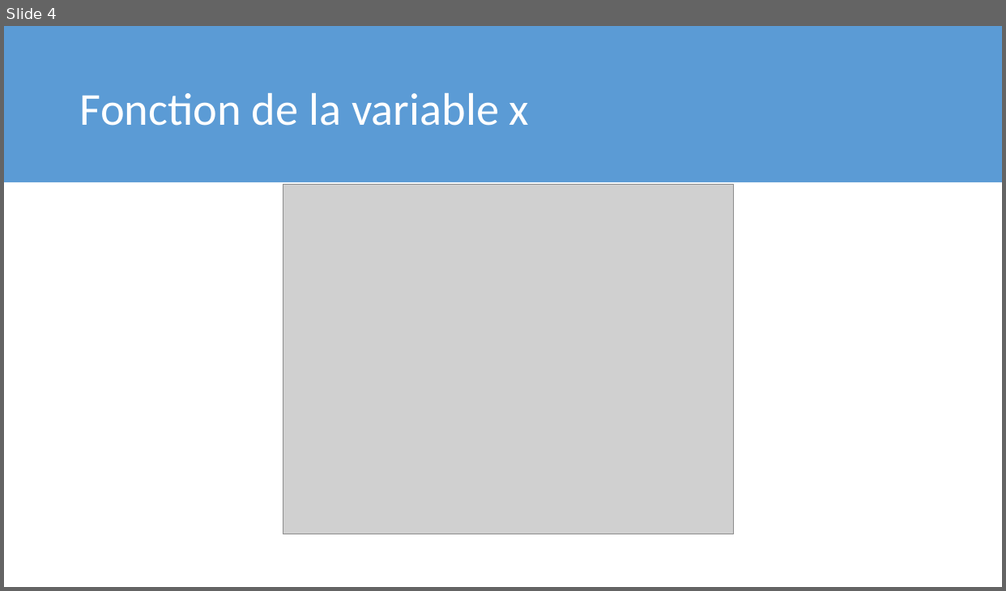
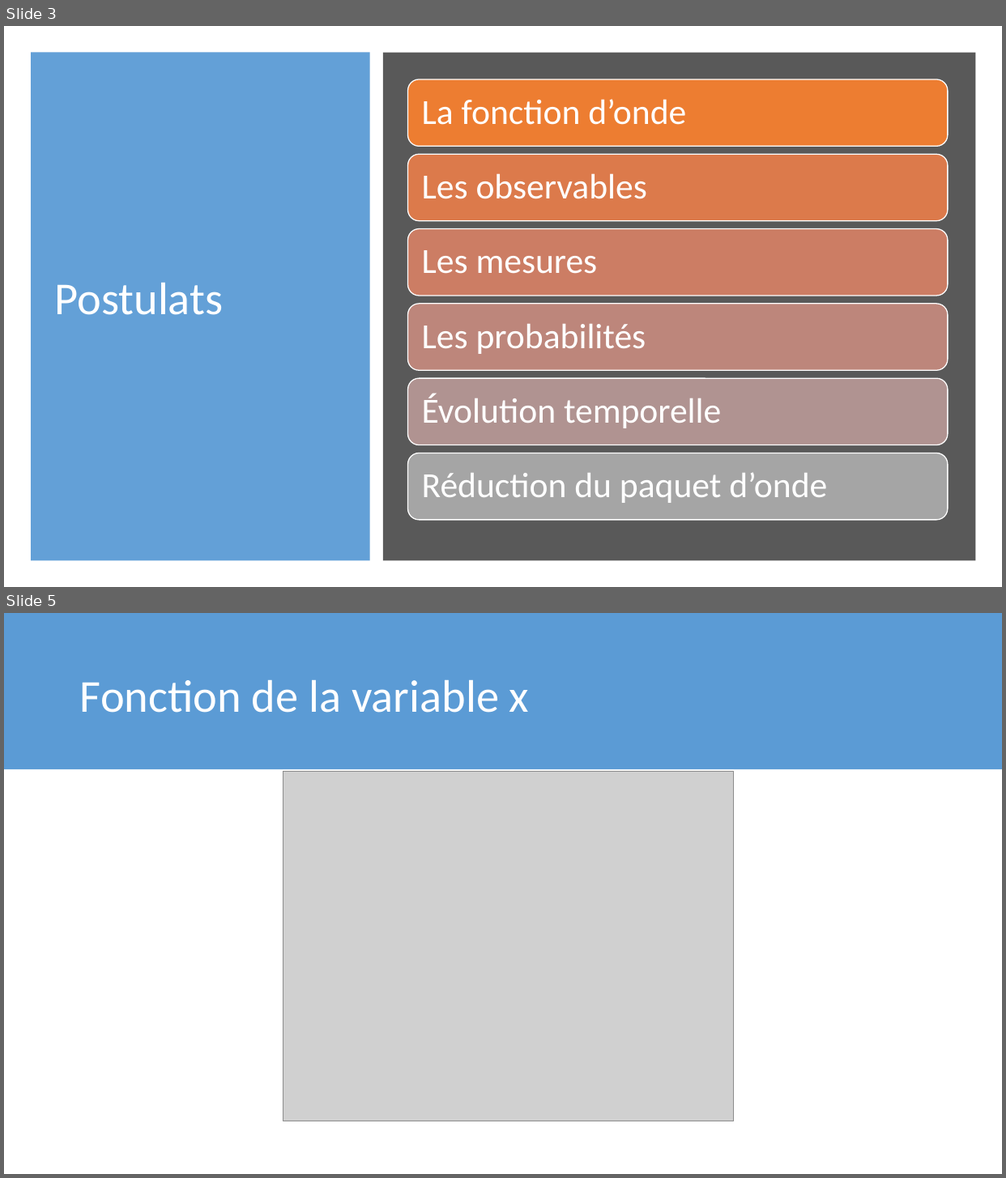
Before and after one commit to meitnerium/theochem, a slide deck: 2_Postultas/Postulats.pptx. Shown one above the other, each under a label of ours: slide 4 before the commit, slides 3 and 5 after it; the slides between them are not shown. The pictures are 1006x591 and 1006x1178 pixels, drawn with LibreOffice and Linux fonts; fonts in the diff are those of the drawing; grey boxes stand for pictures. Boxes give left, top, right and bottom in pixels: in the first picture for what was removed or moved away, otherwise in the second. Text is boxed around its words. In the diff, an @@ line names an element or a change of style, - is before the commit and + after.

```diff
--- a/2_Postultas/Postulats.pptx
+++ b/2_Postultas/Postulats.pptx
@@ slide 3 added at (x1=4, y1=26, x2=1002, y2=587), background #FFFFFF @@
@@ rectangle added at (x1=31, y1=52, x2=370, y2=561), fill #5B9BD5 at 95% opacity @@
@@ rectangle added at (x1=383, y1=52, x2=976, y2=561), fill #595959 @@
@@ text added at (x1=54, y1=283, x2=223, y2=315), 44 pt, text #FFFFFF @@
+Postulats
@@ group added at (x1=408, y1=79, x2=948, y2=520): 6 rounded rectangles, 6 texts @@
+La fonction d’onde
+Les observables
+Les mesures
+Les probabilités
+Évolution temporelle
+Réduction du paquet d’onde
@@ what was slide 4 is now slide 5 @@
```
Also in this commit, not shown: 2 slides changed, 2 other slides added, 2 slides removed.
